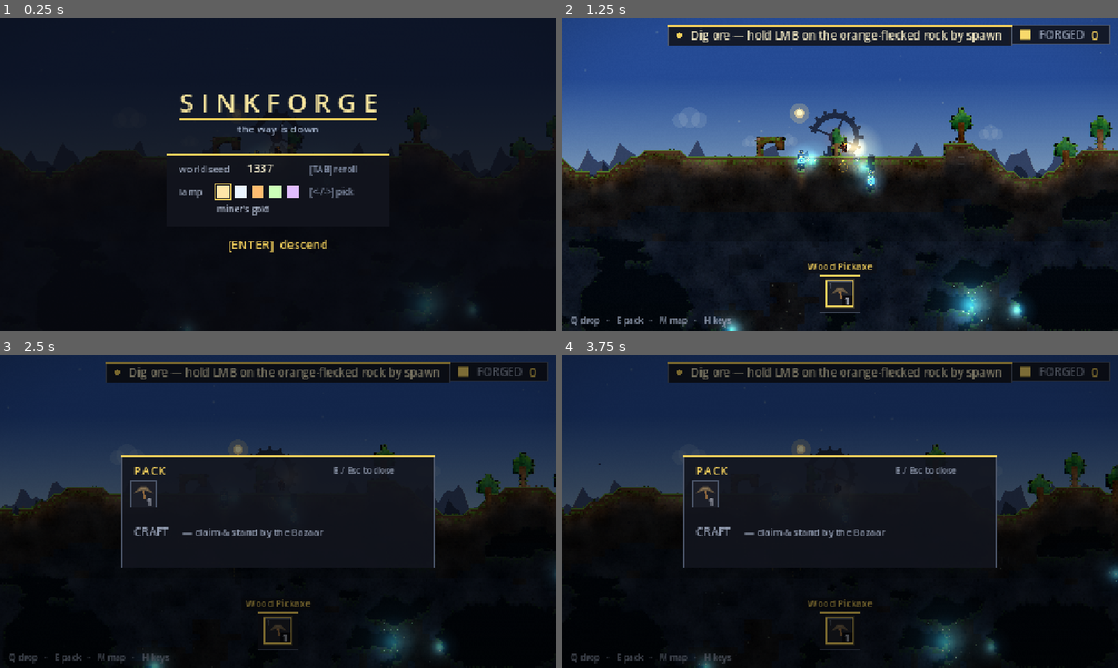
Above: before the commit, frames 1-4 (two rows, left to right).
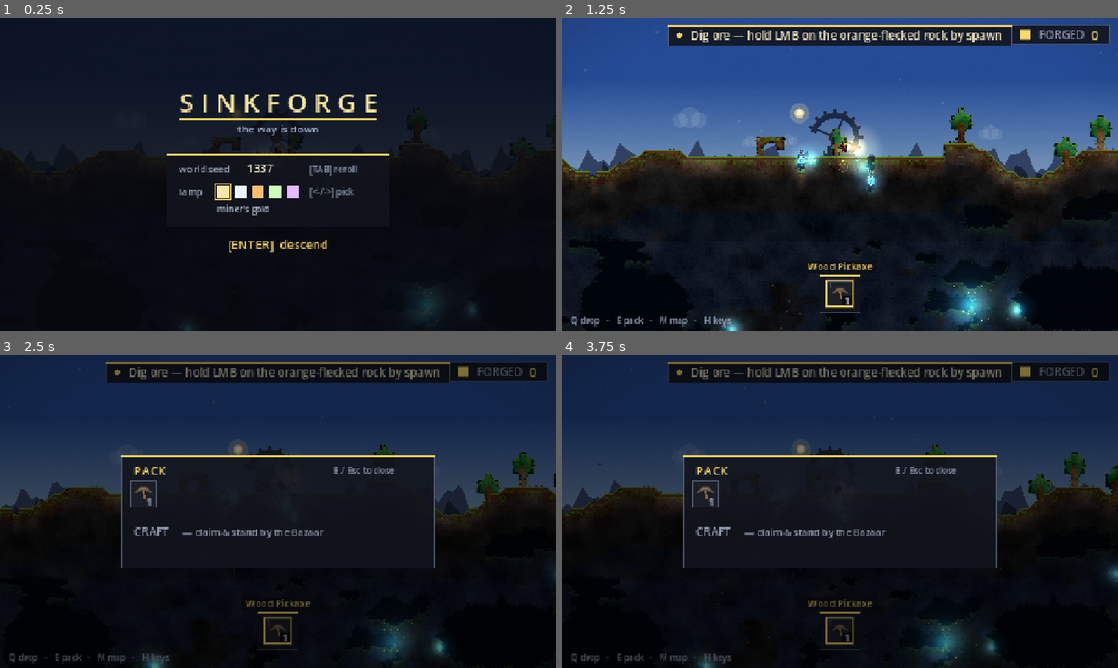
Above: after the commit, the same moments.

Repository: teohondascully/sinkforge
Game: Godot game, scene res://scenes/main.tscn
Same seed, same stepped clock (60 frames per second), same inputs: the game is played once before the commit and once after it.
Inputs (mouse positions are in pixels of both pictures, inside the frame that each line leads up to):
- Up to frame 1 (0.25 s): no input
- Up to frame 2 (1.25 s): tap Enter at 0.5 s; move the mouse to (962, 158) at 0.52 s; hold D (sf_right) from 0.53 s (still down); right-click (962, 158) at 0.6 s; click (962, 158) at 0.67 s; tap Space (sf_jump) at 0.77, 1.07 s
- Up to frame 3 (2.5 s): release D (sf_right) at 1.25 s; drag from (166, 527) to (250, 574) at 1.27 s; tap Space (sf_jump) at 2 s; move the mouse to (333, 442) at 2.02 s; hold D (sf_right) from 2.03 s (still down); tap E (sf_craft) at 2.1 s
- Up to frame 4 (3.75 s): release D (sf_right) at 2.75 s; drag from (812, 574) to (673, 464) at 2.77 s; tap Enter at 3.5 s; move the mouse to (1006, 558) at 3.52 s; hold A (sf_left) from 3.53 s (still down); tap Mouse wheel up (sf_cycle_prev) at 3.6 s

The runs differ from the first frame. In frame 1, less than 0.1% of the frame differs, in the area x 15-78%, y 39-46%; in frame 2, less than 0.1%, in the area x 9-94%, y 30-49%; in frame 3, less than 0.1%; in frame 4, less than 0.1%.

Commit message:
perf(render): bake the coarse terrain via SubViewport — draw calls -97.6%, frame -43%
THE frame-rate win. The coarse _draw_terrain chunk pass was 72% of the frame's draw calls (~11,882) —
per-cell chamfer polygons + AO strips + nugget circles that defeat Godot's canvas batcher. It's fully
static-per-terrain-change, so it bakes: the existing per-chunk painters (_paint_terrain_chunk / _draw_
terrain* / _draw_background — VERBATIM, unchanged) now render into a world-sized SubViewport
(3072×2560, transparent_bg so sky shows, NEAREST, 1:1 for pixel-snap alignment); one _terrain_layer
draws its render-target as a SINGLE draw_texture_rect at z -10. Re-renders (UPDATE_ONCE) only when
terrain_dirty fires — reusing the per-dig dirtied-chunk fast lane; between digs the GPU replays one quad.

Pixel-identical BY CONSTRUCTION (same draw code): the 81% pixel-diff IS the intrinsic animation-noise
floor (HEAD-vs-HEAD gives the same 80.2%); the change adds ~0.05/channel over noise. history/67 confirms
terrain/walls/caps/AO/ramps all correct. PERF (real-play control scene): draw calls 10,691 -> 257
(-97.6%), median frame 14.85 -> 8.52 ms (-43%, 67 -> 101 fps). All 21 layers green. +48 lines, renderer only.

Diff:
--- a/scenes/world_renderer.gd
+++ b/scenes/world_renderer.gd
@@ -151,6 +151,14 @@
 var _chunks: Array[LightLayer] = []                  ## row-major grid, size _chunk_cols × _chunk_rows
 var _chunk_cols: int = 0
 var _chunk_rows: int = 0
+## COARSE TERRAIN BAKE (perf): the chunk painters above draw the static ~7700-cell coarse terrain, which
+## on a mature base was ~72% of the frame's draw calls (~11,882). They're STATIC-per-terrain-change, so we
+## host the chunk canvases inside a world-sized SubViewport (transparent bg) and draw its render-target as
+## ONE textured quad at z -10 — pixel-identical by construction (same draw code), ~11k fewer draw calls.
+## The viewport re-renders ONLY when a chunk was dirtied (terrain change), via render_target_update_mode
+## UPDATE_ONCE; between changes the GPU replays the single quad for free.
+var _terrain_viewport: SubViewport                    ## world-in-pixels canvas the chunk painters render into
+var _terrain_layer: LightLayer                        ## the ONE quad in the main tree that draws the bake (z -10)
 var _back: LightLayer      ## the parallax backdrop (sky gradient + ridgelines + clouds), z -20
 ## FINE TERRAIN MOLDING (Noita-look slice 1): the coarse 32px terrain fill re-rendered as an organic,
 ## molded 8px-grain field baked to one texture (scenes/fine_terrain.gd), drawn OVER the chunk terrain
@@ -221,13 +229,31 @@
 	# whole world's draw commands 60×/second (the sim itself does almost nothing).
 	_chunk_cols = ceili(float(FactorySim.GRID_COLS) / float(CHUNK))
 	_chunk_rows = ceili(float(FactorySim.GRID_ROWS) / float(CHUNK))
+	# The chunk painters render into a world-sized SubViewport (a flat 3072×2560 canvas, no camera, so a
+	# chunk's world-space draw lands 1:1 at pixel coords) with a TRANSPARENT background so the sky above
+	# ground stays see-through (the backdrop shows). update_mode DISABLED = it never re-renders on its own;
+	# we flip it to UPDATE_ONCE only when a chunk is dirtied (below), preserving the per-dig fast lane.
+	_terrain_viewport = SubViewport.new()
+	_terrain_viewport.size = Vector2i(FactorySim.GRID_COLS * CELL, FactorySim.GRID_ROWS * CELL)
+	_terrain_viewport.transparent_bg = true
+	_terrain_viewport.render_target_update_mode = SubViewport.UPDATE_DISABLED
+	_terrain_viewport.disable_3d = true
+	_terrain_viewport.canvas_item_default_texture_filter = Viewport.DEFAULT_CANVAS_ITEM_TEXTURE_FILTER_NEAREST
+	add_child(_terrain_viewport)
 	for cy: int in _chunk_rows:
 		for cx: int in _chunk_cols:
 			var rect := Rect2i(cx * CHUNK, cy * CHUNK, CHUNK, CHUNK)
 			var chunk := LightLayer.new()
 			chunk.setup(-10, false, _paint_terrain_chunk.bind(rect))  # painter(ci, rect) draws only this block
-			add_child(chunk)
+			_terrain_viewport.add_child(chunk)                        # renders into the bake viewport, not the main tree
 			_chunks.append(chunk)
+	# The ONE quad in the main tree that draws the baked coarse terrain (where the ~7700 chunk draws were,
+	# z -10). Drawn at the world rect 1:1 with NEAREST filter so it lines up crisply with the pixel-snap
+	# camera (#77) — unlike the veil which is intentionally low-res + linear. Content updates via the viewport.
+	_terrain_layer = LightLayer.new()
+	_terrain_layer.setup(-10, false, _paint_terrain_bake)
+	_terrain_layer.texture_filter = CanvasItem.TEXTURE_FILTER_NEAREST
+	add_child(_terrain_layer)
 	# The PARALLAX BACKDROP (FABLE_50 #10) sits BELOW the terrain chunks (z -20), repainted per frame:
 	# a vertical sky gradient + two drifting ridgelines + slow clouds. The chunk background pass no
 	# longer fills opaque sky, so the vista shows wherever no wall backs a cell (above ground); the
@@ -269,6 +295,8 @@
 	add_child(_haze)
 	for chunk: LightLayer in _chunks:
 		chunk.queue_redraw()  # initial full paint (once); thereafter only dirtied chunks repaint
+	_terrain_viewport.render_target_update_mode = SubViewport.UPDATE_ONCE  # bake the initial coarse terrain once
+	_terrain_layer.queue_redraw()
 	sim.terrain_dirty.clear()  # drop any dirt from world-seeding — the initial paint above already covers it
 	_dark.queue_redraw()  # the veil's ONE draw command (the stretched lightmap); content updates via the texture
 
@@ -279,6 +307,9 @@
 func repaint_world() -> void:
 	for chunk: LightLayer in _chunks:
 		chunk.queue_redraw()
+	if _terrain_viewport != null:
+		_terrain_viewport.render_target_update_mode = SubViewport.UPDATE_ONCE  # re-bake the whole coarse terrain
+		_terrain_layer.queue_redraw()
 	_veil_dirty = true
 	_fine_dirty = true
 	sim.terrain_dirty.clear()
@@ -394,6 +425,12 @@
 						dirty[idx] = true
 		for idx: int in dirty:
 			_chunks[idx].queue_redraw()
+		# Re-bake the coarse-terrain viewport ONCE this frame (only the dirtied chunks actually repaint their
+		# retained buffers inside it) and re-draw the single quad that shows it. The per-dig fast lane holds:
+		# ~64 cells re-issue their draw commands into the viewport, not the whole world, and the bake is a
+		# no-op on frames with no terrain change.
+		_terrain_viewport.render_target_update_mode = SubViewport.UPDATE_ONCE
+		_terrain_layer.queue_redraw()
 		sim.terrain_dirty.clear()
 		_leaf_cache_dirty = true   # a felled tree stops shedding leaves
 		_crystal_seams_valid = false   # a dig/place near ore changes which cells are EXPOSED — reflood the seams (#4)
@@ -770,6 +807,17 @@
 func _paint_terrain_chunk(ci: CanvasItem, rect: Rect2i) -> void:
 	_draw_background(ci, rect)  # sky within this chunk; dark-dirt BACK WALL behind every dug-out cell + depth
 	_draw_terrain(ci, rect)     # solid cells in this chunk (ends with the surface cap pass for its columns)
+
+
+## Draw the baked COARSE terrain (the SubViewport render-target) as ONE quad at z -10 — the ~11,882-draw
+## chunk pass collapsed to a single textured rect. World rect 1:1, NEAREST filter so it snaps crisply with
+## the pixel-snap camera. The render-target already holds the chunk painters' exact output (same draw code),
+## so this is pixel-identical to the old per-chunk pass; it only re-renders on a terrain change.
+func _paint_terrain_bake(layer: LightLayer) -> void:
+	if _terrain_viewport == null:
+		return
+	layer.draw_texture_rect(_terrain_viewport.get_texture(),
+		Rect2(Vector2.ZERO, WORLD_SIZE), false)
 
 
 ## Draw the placed power conduits (docs/POWER.md): each tube is a copper segment with stubs to whatever
